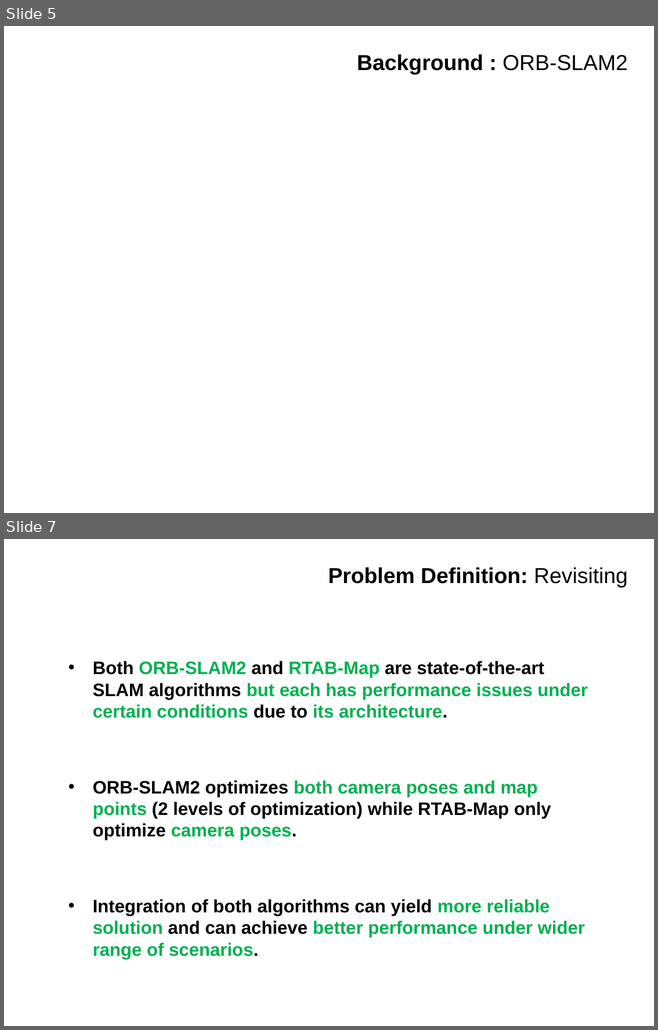
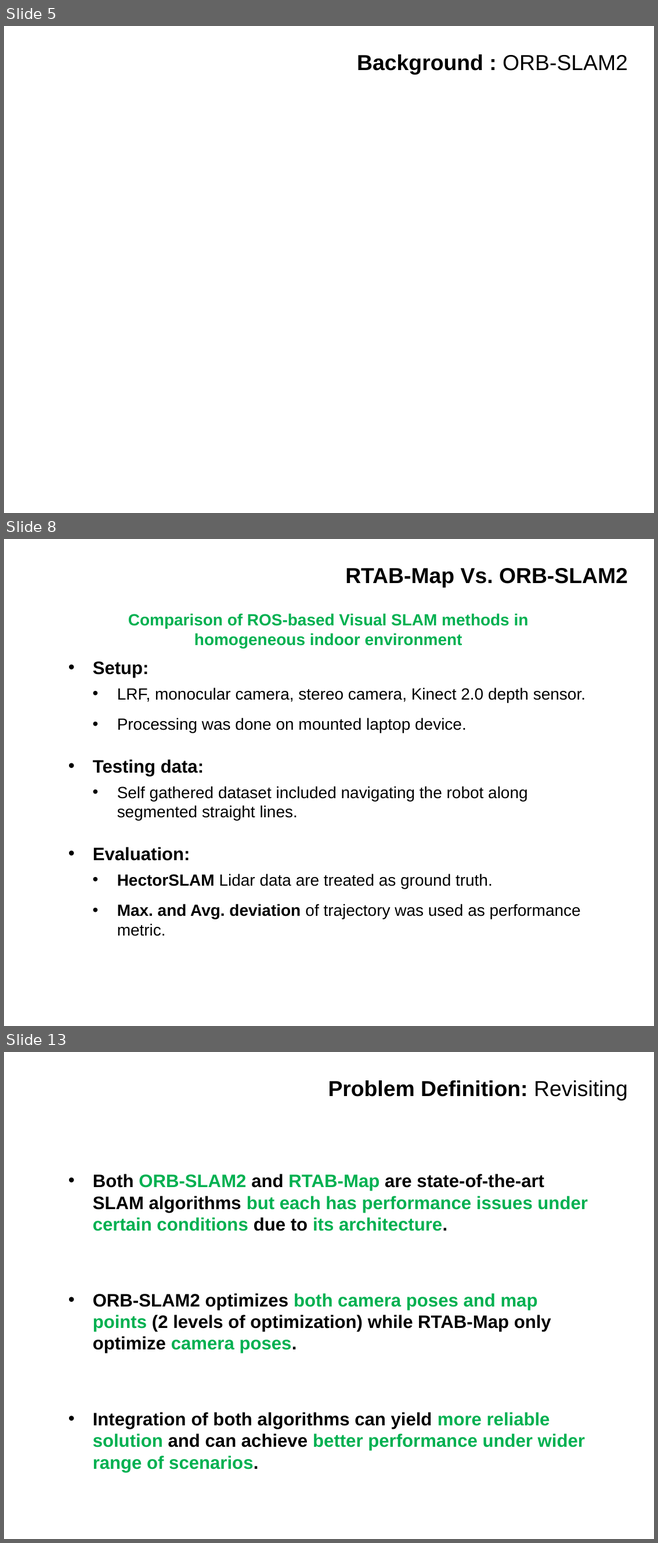
Before and after one commit to IslamAAli/ORBSLAM_RTABmap, a slide deck: Presentation_2/CMPUT631-ProjectProgress-V0P1.pptx. Shown one above the other, each under a label of ours: slides 5 and 7 before the commit, slides 5, 8 and 13 after it; the slides between them are not shown. The pictures are 658x1030 and 658x1543 pixels, drawn with LibreOffice and Linux fonts; fonts in the diff are those of the drawing; background and template pictures are left out. Boxes give left, top, right and bottom in pixels: in the first picture for what was removed or moved away, otherwise in the second. Text is boxed around its words. In the diff, an @@ line names an element or a change of style, - is before the commit and + after.

```diff
--- a/Presentation_2/CMPUT631-ProjectProgress-V0P1.pptx
+++ b/Presentation_2/CMPUT631-ProjectProgress-V0P1.pptx
@@ slide 8 added at [4, 539, 654, 1026], background #FFFFFF @@
@@ title added at [345, 568, 628, 587], 24 pt, text #000000, bold @@
+RTAB-Map Vs. ORB-SLAM2
@@ text added at [128, 613, 528, 648], 18 pt, text #00B050, bold @@
+Comparison of ROS-based Visual SLAM methods in
+homogeneous indoor environment
@@ text added at [93, 661, 585, 936], 18 pt, text #000000 @@
+• Setup:
+  • LRF, monocular camera, stereo camera, Kinect 2.0 depth sensor.
+  • Processing was done on mounted laptop device.
+• Testing data:
+  • Self gathered dataset included navigating the robot along segmented straight lines.
+• Evaluation:
+  • HectorSLAM Lidar data are treated as ground truth.
+  • Max. and Avg. deviation of trajectory was used as performance metric.
@@ what was slide 7 is now slide 13 @@
```
Also in this commit, not shown: 1 slide changed, 5 other slides added.
